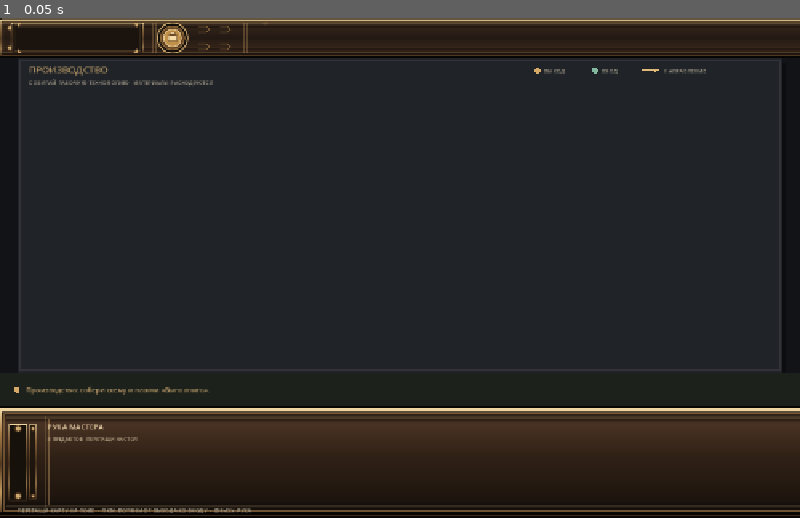
Above: before the commit, frame 1.
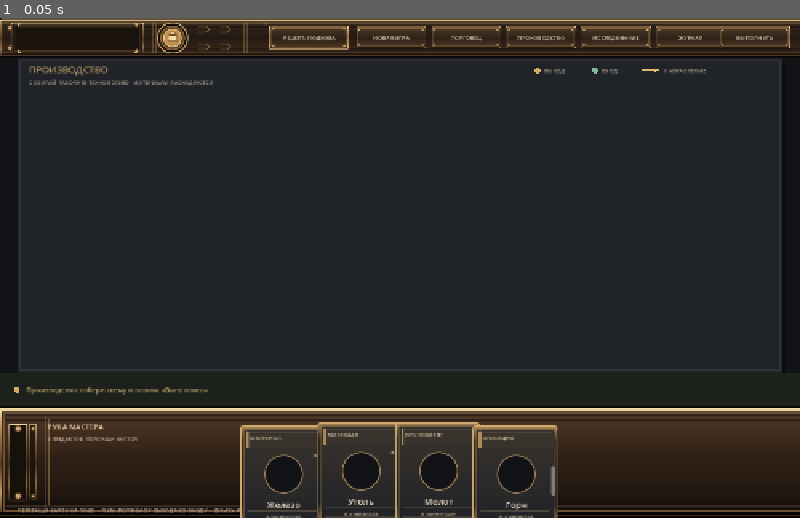
Above: after the commit, the same moment.

Repository: Blyaprint/new-1-bit-kuznya
Game: Godot game, scene res://scenes/board_prototype.tscn
The game is run twice, just before and just after one commit, with the same random seed, the same clock (stepped at 60 frames per second) and the same inputs.
Inputs:
- Up to frame 1 (0.05 s): no input

The runs differ from the first frame. In frame 1, 5.0% of the frame differs, in the area x 30-99%, y 1-100%.
Error before the commit: Attempt to call function 'set_caption' in base 'null instance' on a null instance. (res://scripts/board_prototype.gd:1009)

Commit message:
Place header button scene instances and card view layer in board scene

Diff:
--- a/scenes/board_prototype.tscn
+++ b/scenes/board_prototype.tscn
@@ -1,9 +1,10 @@
-[gd_scene load_steps=5 format=3]
+[gd_scene load_steps=6 format=3]
 
 [ext_resource type="Script" path="res://scripts/board_prototype.gd" id="1"]
 [ext_resource type="PackedScene" path="res://scenes/ui/market_layer.tscn" id="2"]
 [ext_resource type="Texture2D" path="res://assets/ui/top_bar_frame.svg" id="3"]
 [ext_resource type="Texture2D" path="res://assets/ui/hand_tray_frame.svg" id="4"]
+[ext_resource type="PackedScene" path="res://scenes/ui/header_button.tscn" id="5"]
 
 [node name="BoardPrototype" type="Control"]
 layout_mode = 3
@@ -40,3 +41,81 @@
 expand_mode = 1
 stretch_mode = 1
 mouse_filter = 2
+
+[node name="CardViews" type="Control" parent="."]
+layout_mode = 1
+anchors_preset = 15
+anchor_right = 1.0
+anchor_bottom = 1.0
+grow_horizontal = 2
+grow_vertical = 2
+mouse_filter = 2
+
+[node name="HeaderButtons" type="Control" parent="."]
+z_index = 10
+layout_mode = 1
+anchors_preset = 15
+anchor_right = 1.0
+anchor_bottom = 1.0
+grow_horizontal = 2
+grow_vertical = 2
+mouse_filter = 2
+
+[node name="RecipeButton" parent="HeaderButtons" instance=ExtResource("5")]
+offset_left = 430.0
+offset_top = 12.0
+offset_right = 560.0
+offset_bottom = 52.0
+button_text = "РЕЦЕПТ: ПОДКОВА"
+
+[node name="NewGameButton" parent="HeaderButtons" instance=ExtResource("5")]
+offset_left = 570.0
+offset_top = 12.0
+offset_right = 682.0
+offset_bottom = 52.0
+button_text = "НОВАЯ ИГРА"
+
+[node name="MarketButton" parent="HeaderButtons" instance=ExtResource("5")]
+anchor_left = 1.0
+anchor_right = 1.0
+offset_left = -590.0
+offset_top = 12.0
+offset_right = -478.0
+offset_bottom = 52.0
+button_text = "ТОРГОВЕЦ"
+
+[node name="ProductionButton" parent="HeaderButtons" instance=ExtResource("5")]
+anchor_left = 1.0
+anchor_right = 1.0
+offset_left = -470.0
+offset_top = 12.0
+offset_right = -358.0
+offset_bottom = 52.0
+button_text = "ПРОИЗВОДСТВО"
+
+[node name="ResearchButton" parent="HeaderButtons" instance=ExtResource("5")]
+anchor_left = 1.0
+anchor_right = 1.0
+offset_left = -350.0
+offset_top = 12.0
+offset_right = -238.0
+offset_bottom = 52.0
+button_text = "ИССЛЕДОВАНИЕ"
+
+[node name="JournalButton" parent="HeaderButtons" instance=ExtResource("5")]
+anchor_left = 1.0
+anchor_right = 1.0
+offset_left = -230.0
+offset_top = 12.0
+offset_right = -138.0
+offset_bottom = 52.0
+button_text = "ЖУРНАЛ"
+
+[node name="ActionButton" parent="HeaderButtons" instance=ExtResource("5")]
+anchor_left = 1.0
+anchor_right = 1.0
+offset_left = -128.0
+offset_top = 12.0
+offset_right = -28.0
+offset_bottom = 52.0
+button_text = "ВЫПОЛНИТЬ"
